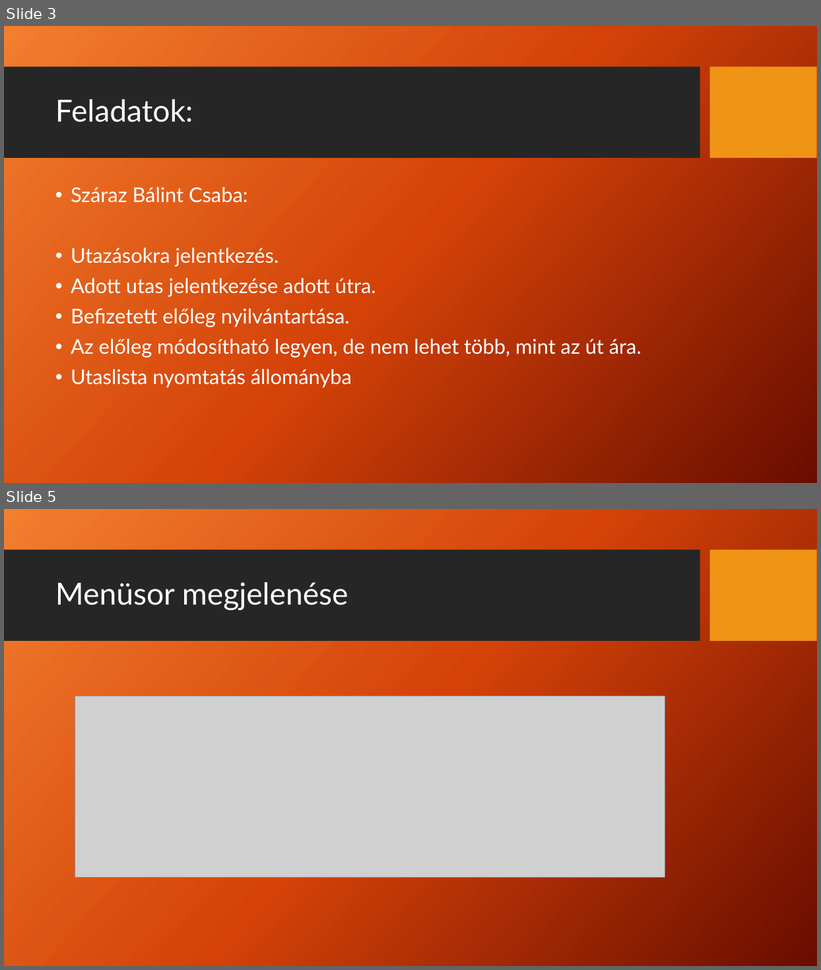
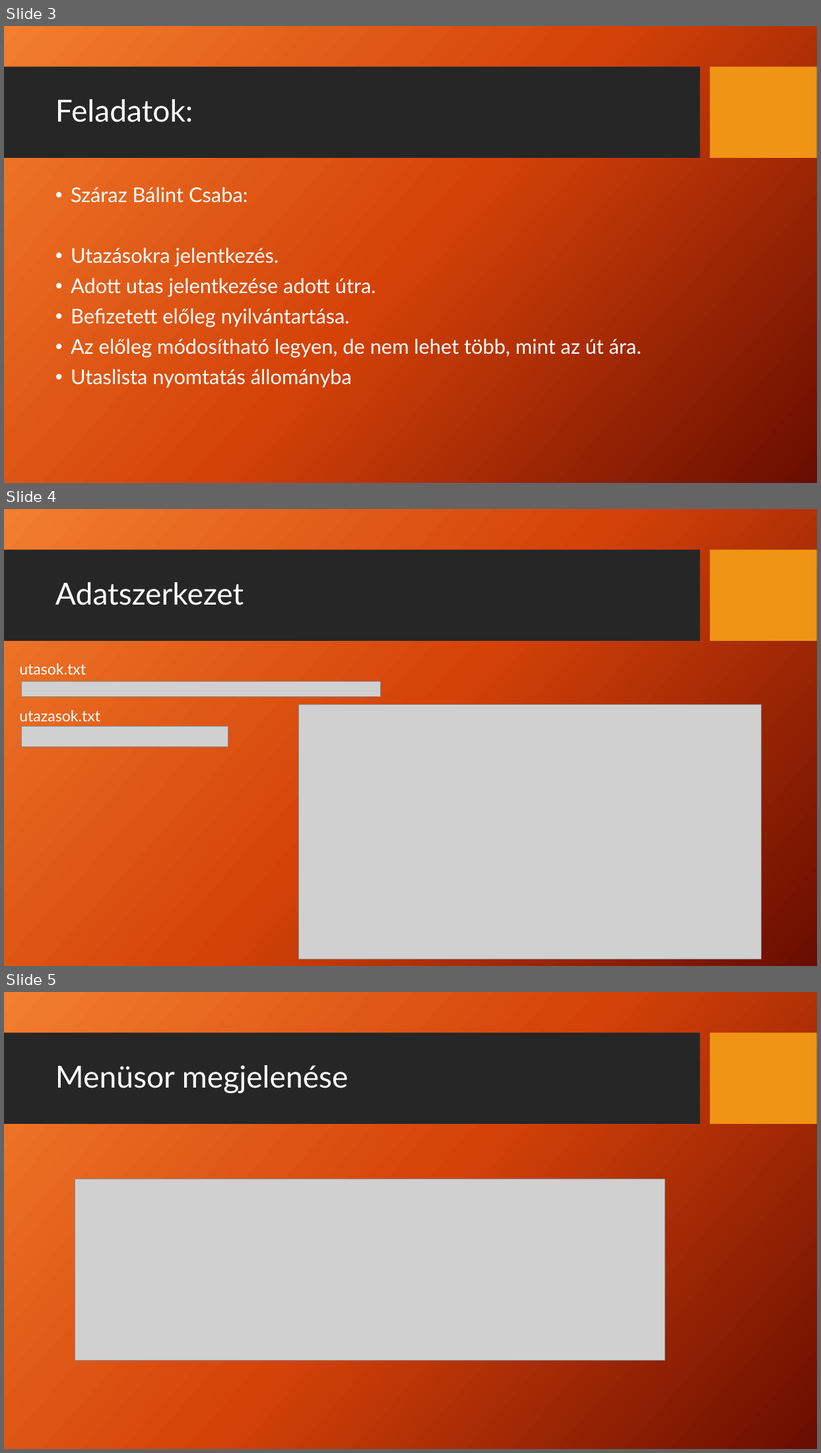
Before and after one commit to szbalesz/Utazasi-iroda-program, a slide deck: Utazásszervezés program.pptx. Shown one above the other, each under a label of ours: slides 3 and 5 before the commit, slides 3, 4 and 5 after it; the slides between them are not shown. The pictures are 821x970 and 821x1453 pixels, drawn with LibreOffice and Linux fonts; fonts in the diff are those of the drawing; grey boxes stand for pictures; background and template pictures are left out. Boxes give left, top, right and bottom in pixels: in the first picture for what was removed or moved away, otherwise in the second. Text is boxed around its words. In the diff, an @@ line names an element or a change of style, - is before the commit and + after.

```diff
--- a/Utazásszervezés program.pptx
+++ b/Utazásszervezés program.pptx
@@ slide 4 added at <box>4,509,817,966</box>, background picture (left out); not listed: 2 template elements that a slide beside it also shows @@
@@ title added at <box>55,582,244,605</box>, 36 pt, text #FFFFFF @@
+Adatszerkezet
@@ text added at <box>19,663,86,675</box>, 18 pt, text #FFFFFF @@
+utasok.txt
@@ picture added at <box>21,682,380,697</box> @@
@@ picture added at <box>299,705,762,960</box> @@
@@ text added at <box>19,710,100,722</box>, 18 pt, text #FFFFFF @@
+utazasok.txt
@@ picture added at <box>21,727,228,747</box> @@
```
Also in this commit, not shown: 4 slides changed, 2 slides removed, 1 other file.
